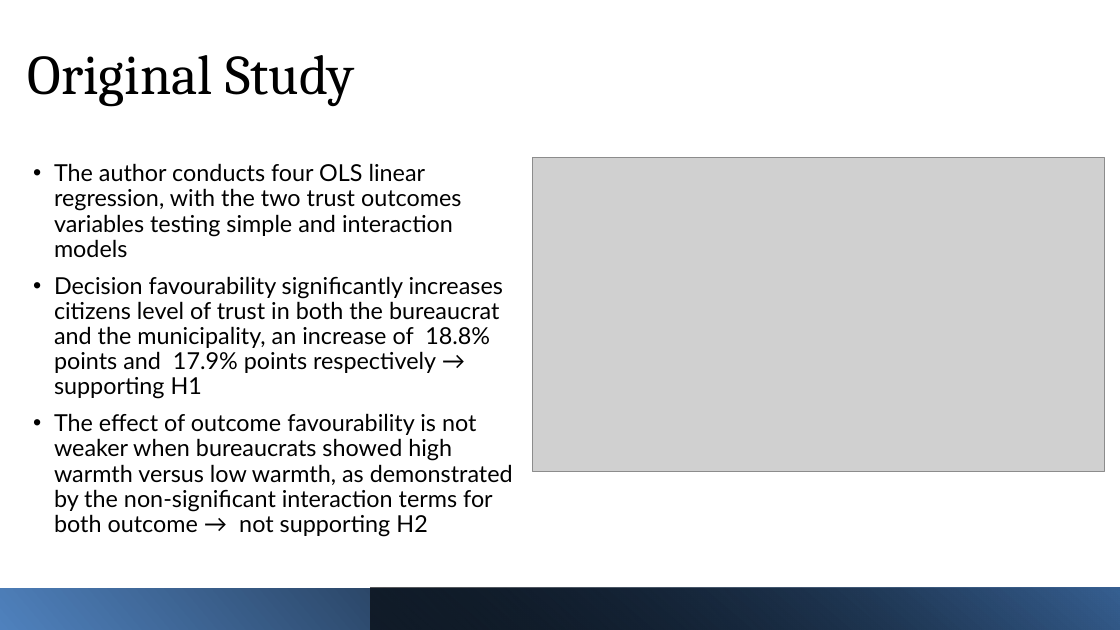
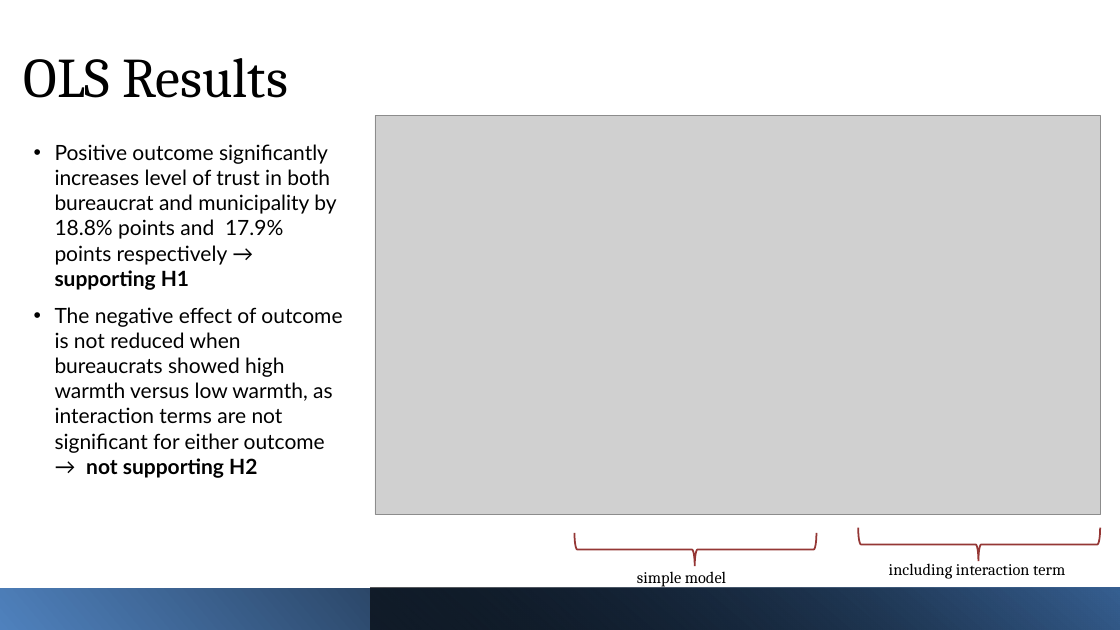
Before and after one commit to beattie1-oss/StatsII_2026, a slide deck: slide 7 of replication/my_answers/Can Warm Behavior Mitigate the Negative Effect.pptx (slide 6 before the commit). Drawn at 1120x630 pixels with LibreOffice and Linux fonts; fonts in the diff are those of the drawing; grey boxes stand for pictures. Boxes give left, top, right and bottom in pixels: in the first picture for what was removed or moved away, otherwise in the second. Text is boxed around its words. In the diff, an @@ line names an element or a change of style, - is before the commit and + after.

```diff
--- a/replication/my_answers/Can Warm Behavior Mitigate the Negative Effect.pptx
+++ b/replication/my_answers/Can Warm Behavior Mitigate the Negative Effect.pptx
@@ title at (x1=23, y1=58, x2=288, y2=98): text changed @@
-Original Study
+OLS Results
@@ picture resized from (x1=533, y1=157, x2=1105, y2=471) to (x1=375, y1=116, x2=1100, y2=515) @@
@@ text at (x1=55, y1=144, x2=342, y2=478): text changed; size 20 to 18 pt @@
-• The author conducts four OLS linear regression, with the two trust outcomes variables testing simple and interaction models
-• Decision favourability significantly increases citizens level of trust in both the bureaucrat and the municipality, an increase of 18.8% points and 17.9% points respectively → supporting H1
-• The effect of outcome favourability is not weaker when bureaucrats showed high warmth versus low warmth, as demonstrated by the non-significant interaction terms for both outcome → not supporting H2
+• Positive outcome significantly increases level of trust in both bureaucrat and municipality by 18.8% points and 17.9% points respectively → supporting H1
+• The negative effect of outcome is not reduced when bureaucrats showed high warmth versus low warmth, as interaction terms are not significant for either outcome → not supporting H2
@@ left brace added at (x1=575, y1=533, x2=817, y2=566), outline #953735 1.5 pt @@
@@ left brace added at (x1=859, y1=528, x2=1101, y2=561), outline #953735 1.5 pt @@
@@ text added at (x1=889, y1=560, x2=1065, y2=579), 14 pt, text #000000 @@
+including interaction term
@@ text added at (x1=637, y1=571, x2=726, y2=587), 14 pt, text #000000 @@
+simple model
```
Also in this commit, not shown: 11 other slides changed, 1 slide added, 10 other files.
